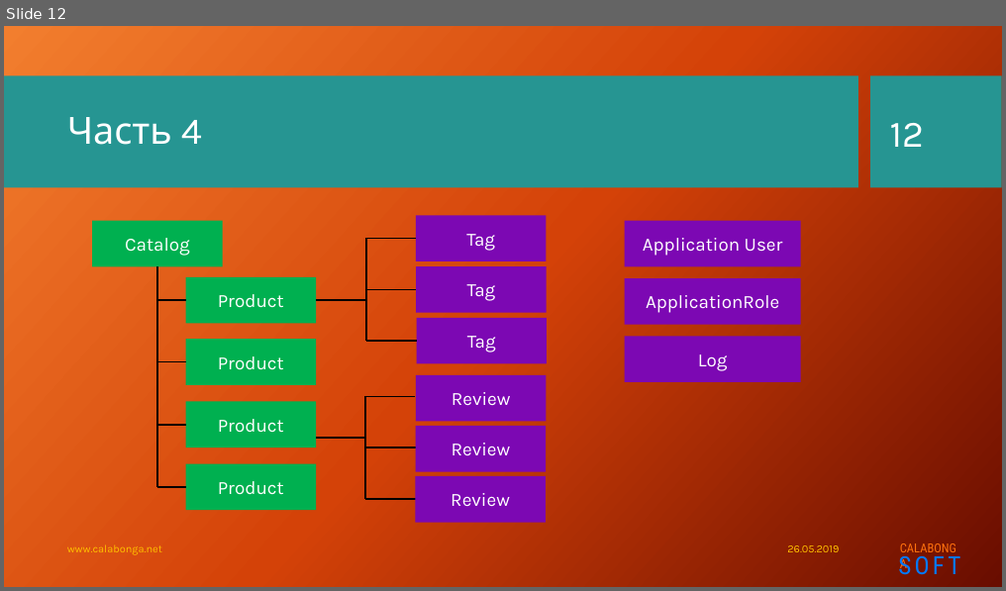
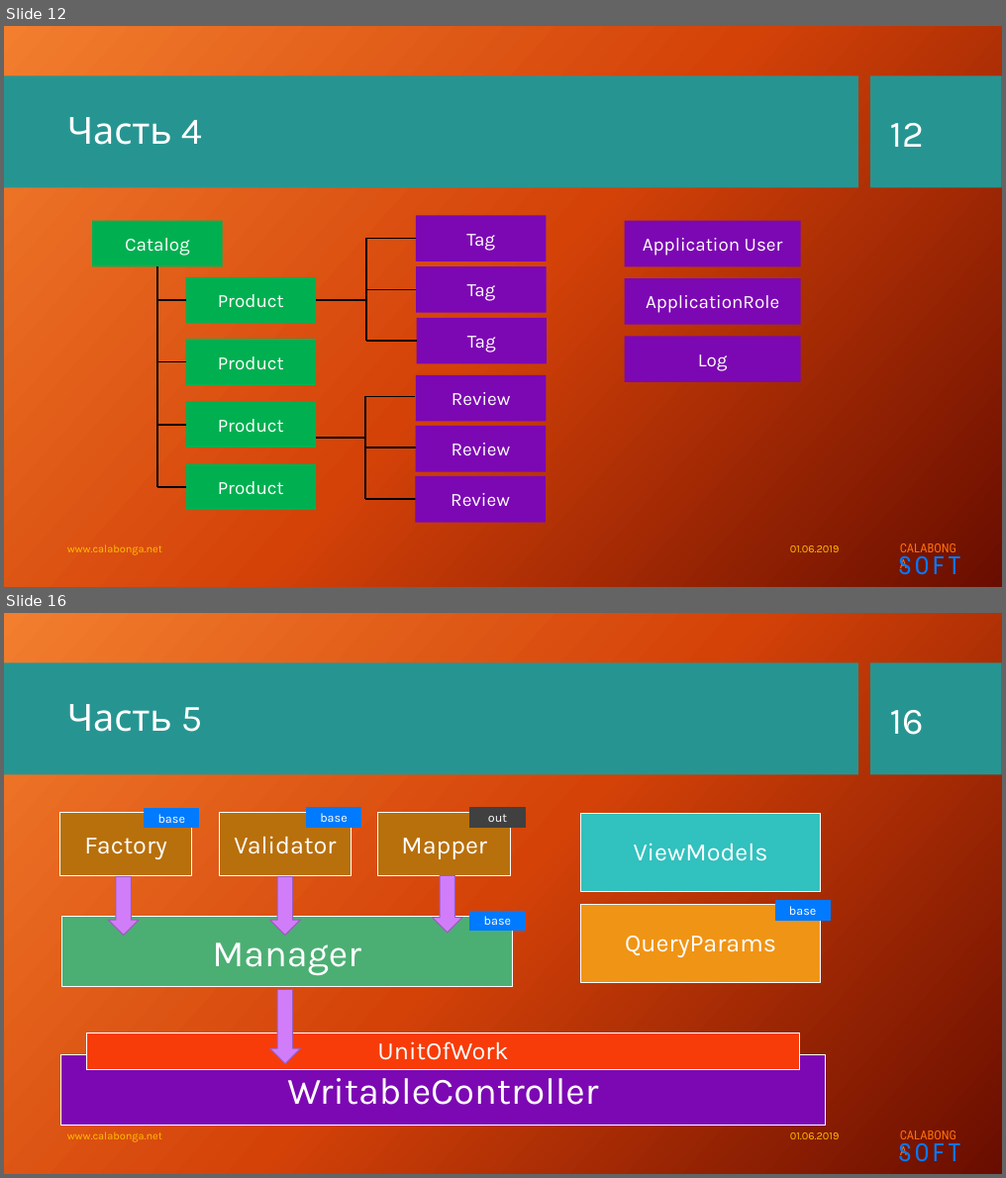
Before and after one commit to Calabonga/Calabonga.Catalog, a slide deck: Presentation/Calabonga.Catalog.pptx. Shown one above the other, each under a label of ours: slide 12 before the commit, slides 12 and 16 after it; the slides between them are not shown. The pictures are 1006x591 and 1006x1178 pixels, drawn with LibreOffice and Linux fonts; fonts in the diff are those of the drawing; background and template pictures are left out. Boxes give left, top, right and bottom in pixels: in the first picture for what was removed or moved away, otherwise in the second. Text is boxed around its words. In the diff, an @@ line names an element or a change of style, - is before the commit and + after.

```diff
--- a/Presentation/Calabonga.Catalog.pptx
+++ b/Presentation/Calabonga.Catalog.pptx
@@ slide 16 added at bbox=[4, 613, 1002, 1174], background picture (left out); not listed: 4 template elements that a slide beside it also shows @@
@@ title added at bbox=[67, 704, 202, 732], 36 pt, text #FFFFFF @@
+Часть 5
@@ page number added at bbox=[890, 710, 924, 735], 36 pt, text #FFFFFF @@
+16
@@ rectangle added at bbox=[59, 812, 192, 875], fill #B8700C, outline #FFFFFF 1 pt, 24 pt, text #FFFFFF @@
+Factory
@@ rectangle added at bbox=[144, 808, 199, 828], fill #007AFF, outline #007AFF 1 pt, 12 pt, text #FFFFFF @@
+base
@@ rectangle added at bbox=[219, 812, 351, 875], fill #B8700C, outline #FFFFFF 1 pt, 24 pt, text #FFFFFF @@
+Validator
@@ rectangle added at bbox=[307, 808, 361, 827], fill #007AFF, outline #007AFF 1 pt, 12 pt, text #FFFFFF @@
+base
@@ rectangle added at bbox=[378, 813, 511, 876], fill #B8700C, outline #FFFFFF 1 pt, 24 pt, text #FFFFFF @@
+Mapper
@@ rectangle added at bbox=[470, 808, 525, 827], fill #404040, outline #404040 1 pt, 12 pt, text #FFFFFF @@
+out
@@ rectangle added at bbox=[580, 814, 821, 891], fill #31C1BE, outline #FFFFFF 1 pt @@
@@ text added at bbox=[634, 843, 768, 861], 24 pt, text #FFFFFF @@
+ViewModels
@@ down arrow added at bbox=[108, 877, 139, 936], fill #D17DF9, outline #9B5CB8 1 pt @@
@@ down arrow added at bbox=[269, 877, 300, 936], fill #D17DF9, outline #9B5CB8 1 pt @@
@@ down arrow added at bbox=[433, 875, 463, 933], fill #D17DF9, outline #9B5CB8 1 pt @@
@@ rectangle added at bbox=[580, 905, 821, 983], fill #F09415, outline #FFFFFF 1 pt @@
@@ rectangle added at bbox=[776, 900, 831, 920], fill #007AFF, outline #007AFF 1 pt, 12 pt, text #FFFFFF @@
+base
@@ rectangle added at bbox=[61, 917, 512, 987], fill #4BAF73, outline #FFFFFF 1 pt, 36 pt, text #FFFFFF @@
+Manager
@@ rectangle added at bbox=[470, 911, 525, 931], fill #007AFF, outline #007AFF 1 pt, 12 pt, text #FFFFFF @@
+base
@@ text added at bbox=[625, 936, 776, 958], 24 pt, text #FFFFFF @@
+QueryParams
@@ down arrow added at bbox=[269, 989, 300, 1063], fill #D17DF9, outline #9B5CB8 1 pt @@
@@ rectangle added at bbox=[60, 1056, 826, 1126], fill #7C08B3, outline #FFFFFF 1 pt, 36 pt, text #FFFFFF @@
+WritableController
@@ rectangle added at bbox=[86, 1034, 800, 1070], fill #F73C09, outline #FFFFFF 0.75 pt, 24 pt, text #FFFFFF @@
+UnitOfWork
@@ text added at bbox=[67, 1132, 162, 1143], 10.5 pt, text #FFC000 @@
+www.calabonga.net
@@ text added at bbox=[790, 1133, 840, 1140], 10.5 pt, text #FFC000 @@
+01.06.2019
@@ slide 12 changed as well @@
@@ text at bbox=[790, 546, 840, 553]: text changed @@
-26.05.2019
+01.06.2019
```
Also in this commit, not shown: 10 other slides changed, 3 other slides added, 1 other file.
